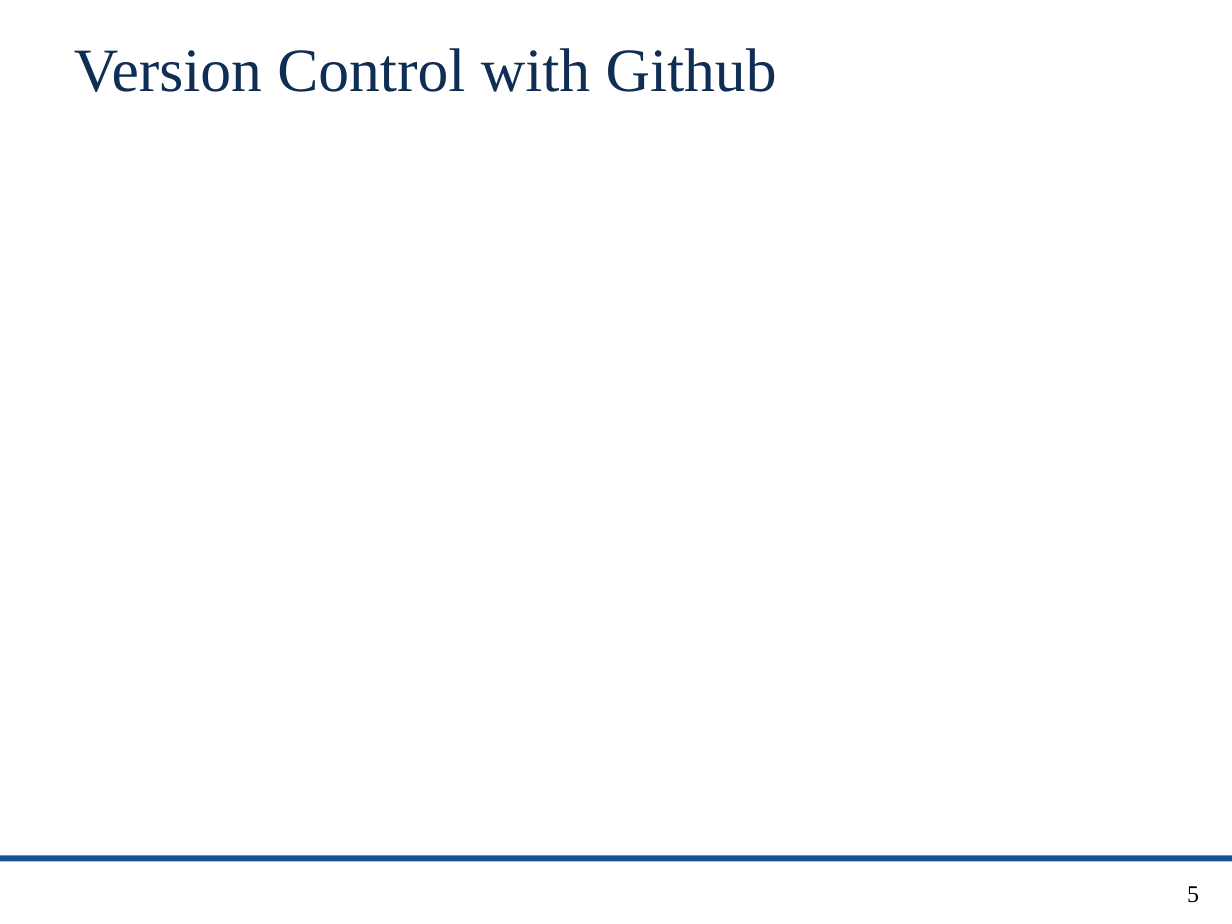
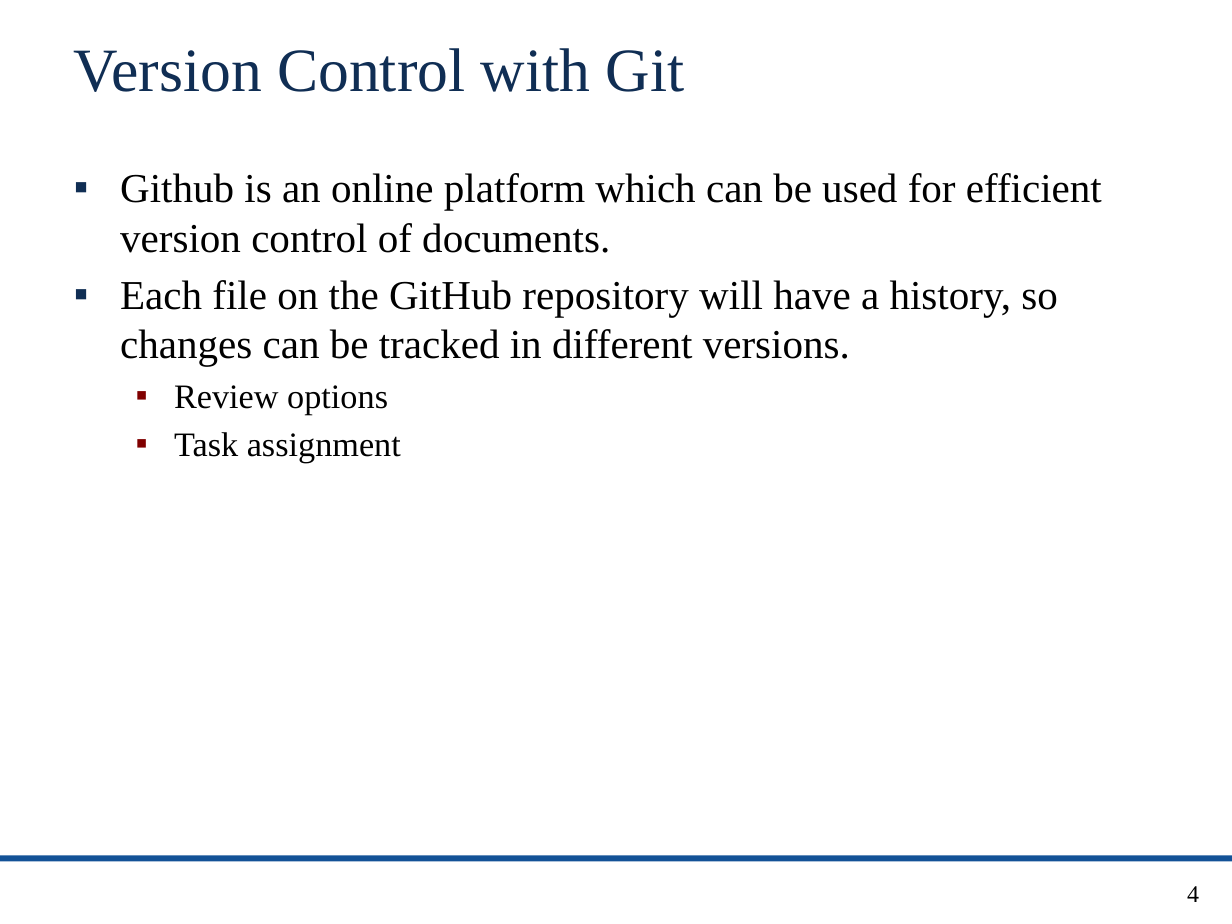
Before and after one commit to CamilaCorreaJullian/cobalt-steam, a slide deck: slide 4 of WeeklyMeeting3.pptx (slide 5 before the commit). Drawn at 1232x924 pixels with LibreOffice and Linux fonts; fonts in the diff are those of the drawing; background and template pictures are left out. Boxes give left, top, right and bottom in pixels: in the first picture for what was removed or moved away, otherwise in the second. Text is boxed around its words. In the diff, an @@ line names an element or a change of style, - is before the commit and + after.

Commit message:
This is an updated version of the document

```diff
--- a/WeeklyMeeting3.pptx
+++ b/WeeklyMeeting3.pptx
@@ title at [74, 48, 685, 92]: text changed @@
-Version Control with Github
+Version Control with Git
@@ text added at [120, 173, 1102, 463], 24 pt, text #000000 @@
+▪ Github is an online platform which can be used for efficient version control of documents.
+▪ Each file on the GitHub repository will have a history, so changes can be tracked in different versions.
+  ▪ Review options
+  ▪ Task assignment
@@ page number at [1187, 886, 1199, 902]: text changed @@
-5
+4
```
Also in this commit, not shown: 1 other slide changed, 2 slides added, 1 slide removed.
